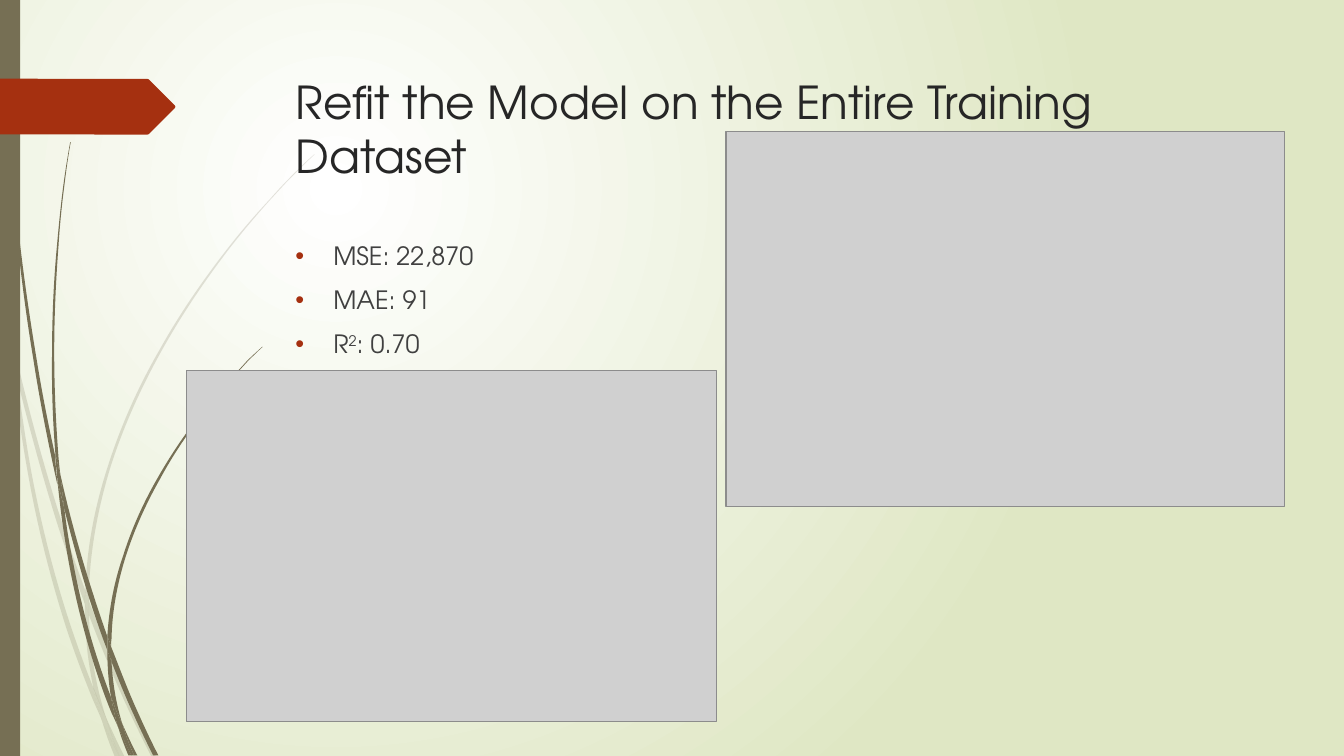
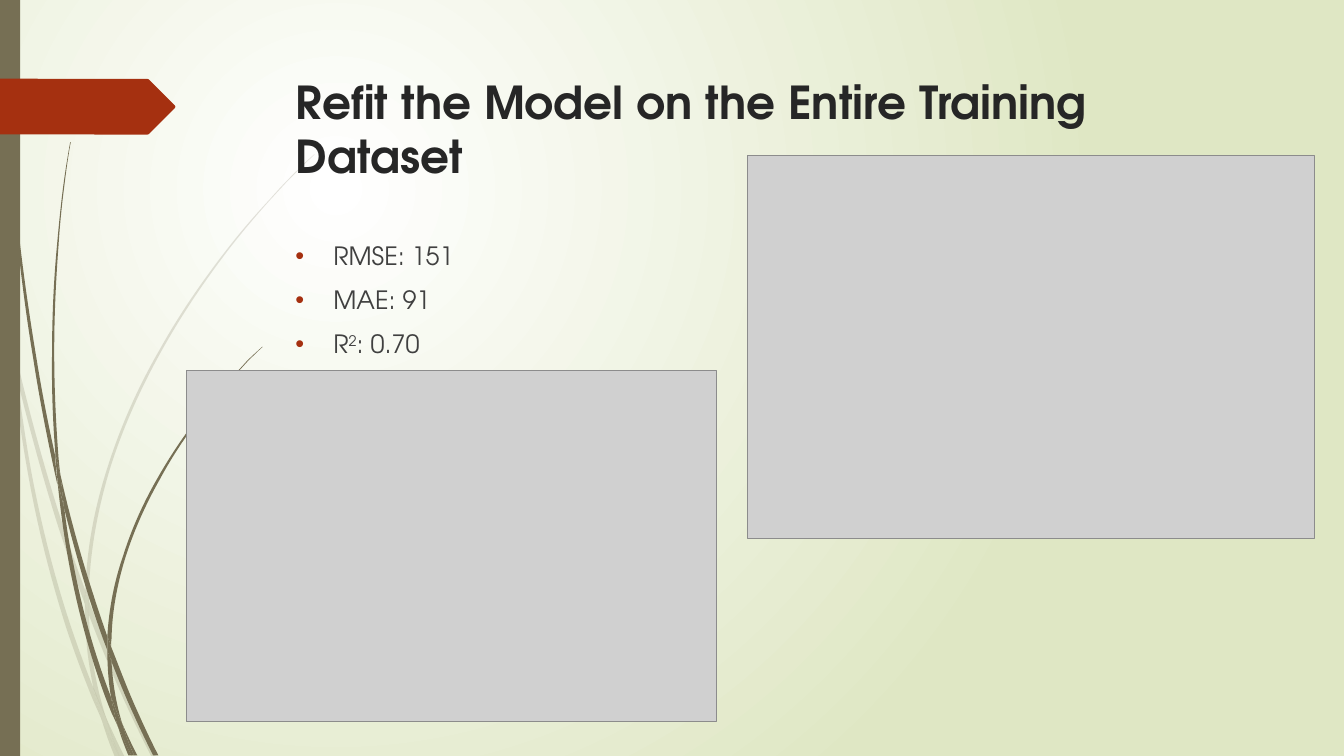
Before and after one commit to arezoo396/Capstone2-Food-Demand-Forecasting, a slide deck: slide 15 of Reports/Capstone2_Final_Slides.pptx (slide 16 before the commit). Drawn at 1344x756 pixels with LibreOffice and Linux fonts; fonts in the diff are those of the drawing; grey boxes stand for pictures. Boxes give left, top, right and bottom in pixels: in the first picture for what was removed or moved away, otherwise in the second. Text is boxed around its words. In the diff, an @@ line names an element or a change of style, - is before the commit and + after.

```diff
--- a/Reports/Capstone2_Final_Slides.pptx
+++ b/Reports/Capstone2_Final_Slides.pptx
@@ title "Refit the Model on the ..." at [296,84,1087,174]: bold on @@
@@ picture: place and size @@
-picture at [726,131,1285,507]
+picture at [748,156,1315,538]
@@ text at [333,246,454,266]: text changed @@
-• MSE: 22,870
+• RMSE: 151
```
Also in this commit, not shown: 14 other slides changed, 4 slides added, 1 slide removed.
